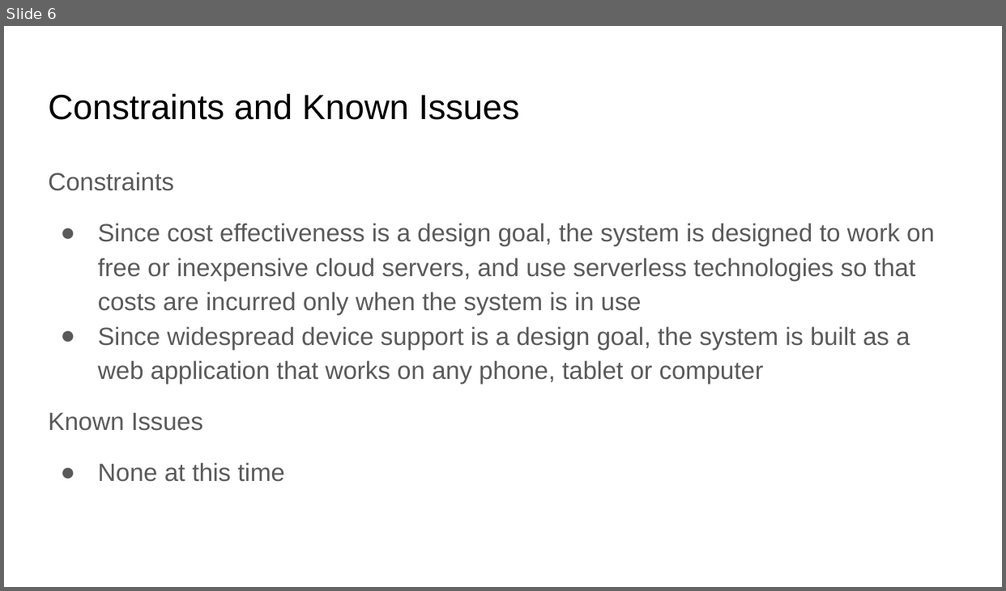
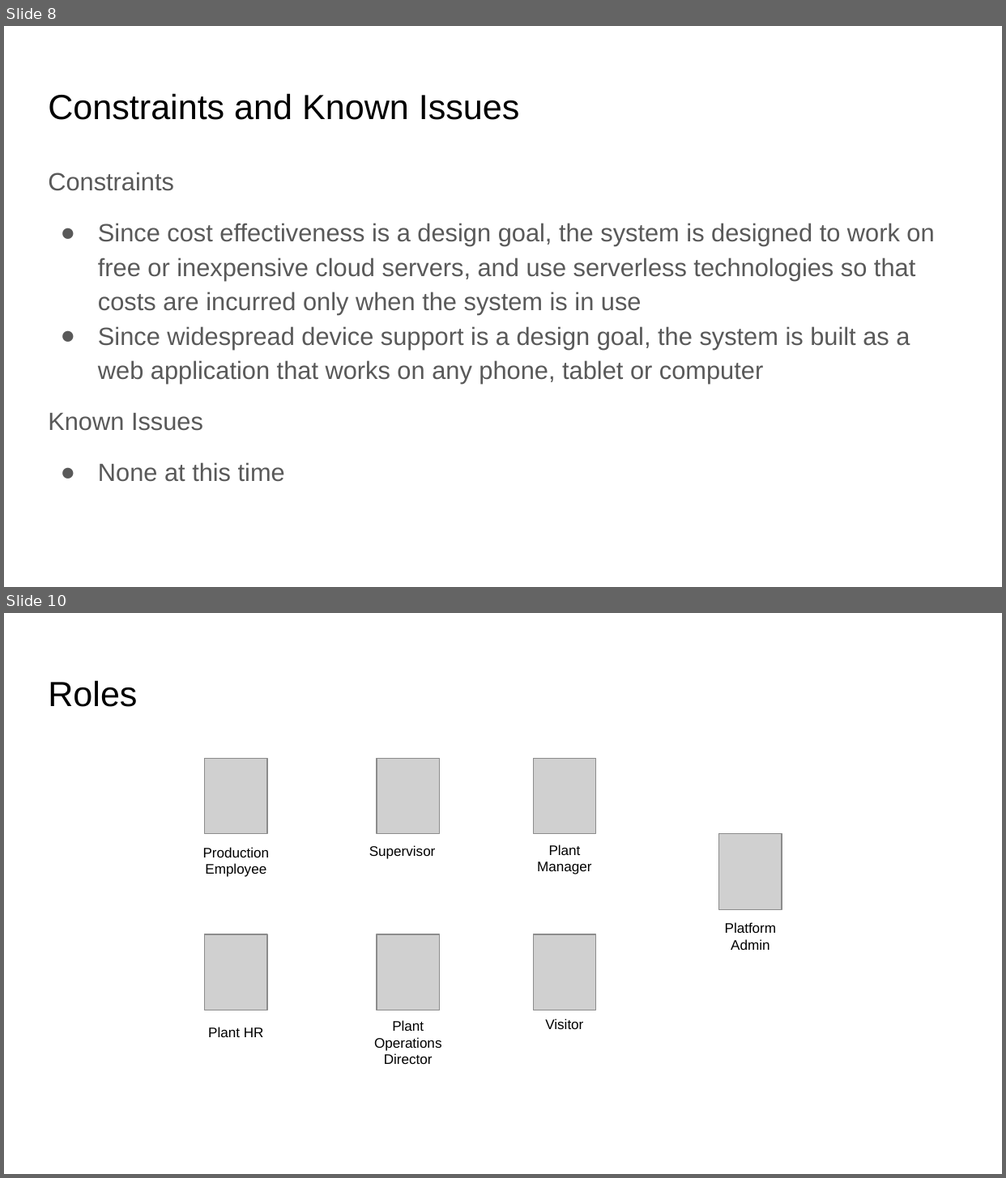
Before and after one commit to nithinvijaykumar/knowledge, a slide deck: StanleyX Hackathon.pptx. Shown one above the other, each under a label of ours: slide 6 before the commit, slides 8 and 10 after it; the slides between them are not shown. The pictures are 1006x591 and 1006x1178 pixels, drawn with LibreOffice and Linux fonts; fonts in the diff are those of the drawing; grey boxes stand for pictures. Boxes give left, top, right and bottom in pixels: in the first picture for what was removed or moved away, otherwise in the second. Text is boxed around its words. In the diff, an @@ line names an element or a change of style, - is before the commit and + after.

```diff
--- a/StanleyX Hackathon.pptx
+++ b/StanleyX Hackathon.pptx
@@ slide 10 added at [4, 613, 1002, 1174], background #FFFFFF @@
@@ title added at [48, 680, 137, 707], 25.2 pt, text #000000 @@
+Roles
@@ picture added at [205, 758, 267, 833] @@
@@ picture added at [377, 758, 439, 833] @@
@@ picture added at [533, 758, 596, 833] @@
@@ text added at [203, 847, 270, 877], 10 pt, text #000000 @@
+Production Employee
@@ text added at [369, 845, 436, 859], 10 pt, text #000000 @@
+Supervisor
@@ text added at [537, 845, 591, 875], 10 pt, text #000000 @@
+Plant Manager
@@ picture added at [718, 833, 782, 909] @@
@@ text added at [725, 922, 777, 950], 10 pt, text #000000 @@
+Platform Admin
@@ picture added at [205, 935, 267, 1010] @@
@@ picture added at [377, 935, 439, 1010] @@
@@ picture added at [533, 935, 596, 1010] @@
@@ text added at [374, 1020, 441, 1064], 10 pt, text #000000 @@
+Plant Operations Director
@@ text added at [545, 1019, 583, 1029], 10 pt, text #000000 @@
+Visitor
@@ text added at [208, 1027, 264, 1037], 10 pt, text #000000 @@
+Plant HR
@@ what was slide 6 is now slide 8 @@
```
Also in this commit, not shown: 3 slides changed, 12 other slides added, 2 slides removed, 4 other files.
